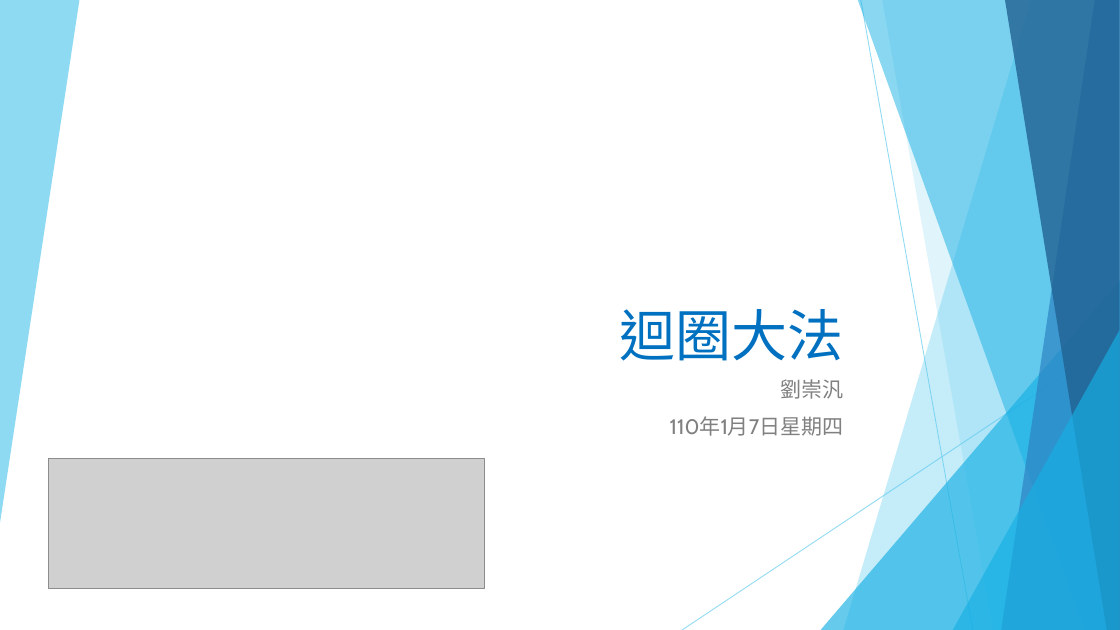
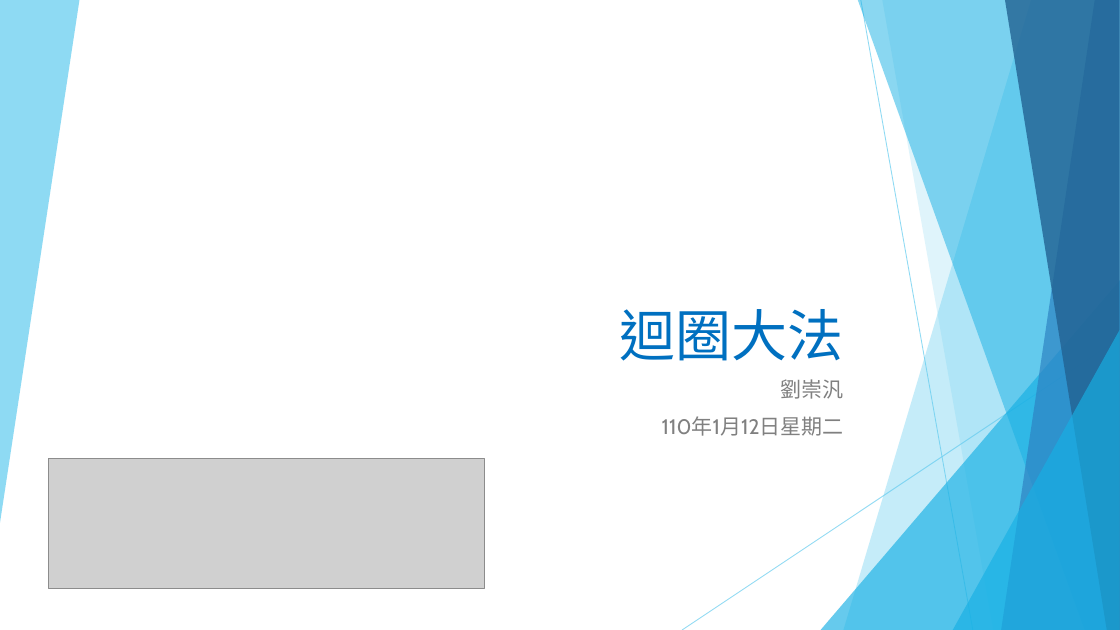
Before and after one commit to liulawsi/My_PPTs, a slide deck: slide 1 of LCC/Python/04_迴圈大法.pptx. Drawn at 1120x630 pixels with LibreOffice and Linux fonts; fonts in the diff are those of the drawing; grey boxes stand for pictures; background and template pictures are left out. Boxes give left, top, right and bottom in pixels: in the first picture for what was removed or moved away, otherwise in the second. Text is boxed around its words. In the diff, an @@ line names an element or a change of style, - is before the commit and + after.

```diff
--- a/LCC/Python/04_迴圈大法.pptx
+++ b/LCC/Python/04_迴圈大法.pptx
@@ subtitle at (662, 416, 844, 436): text changed @@
-110年1月7日星期四
+110年1月12日星期二
```
Also in this commit, not shown: 6 slides added, 9 other files.
